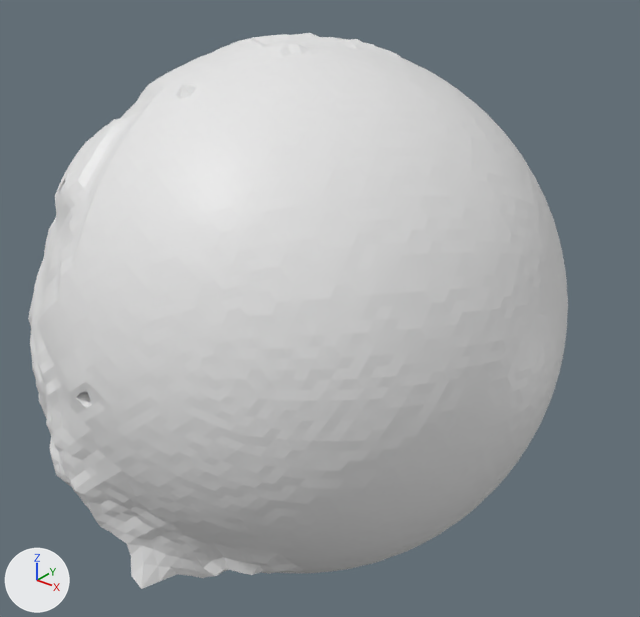
Before and after pictures for a commit that changed the Blender file Assets/Models/Planet.blend.
Before and after are seen from a camera (50 mm lens) standing at (2.0, -2.39, 1.5) and looking at (0.09, 0.0, 0.02). The axes (+X, +Y, +Z) are drawn at lower left. The lights are the same throughout.

Objects in the first picture: 'Planet'.
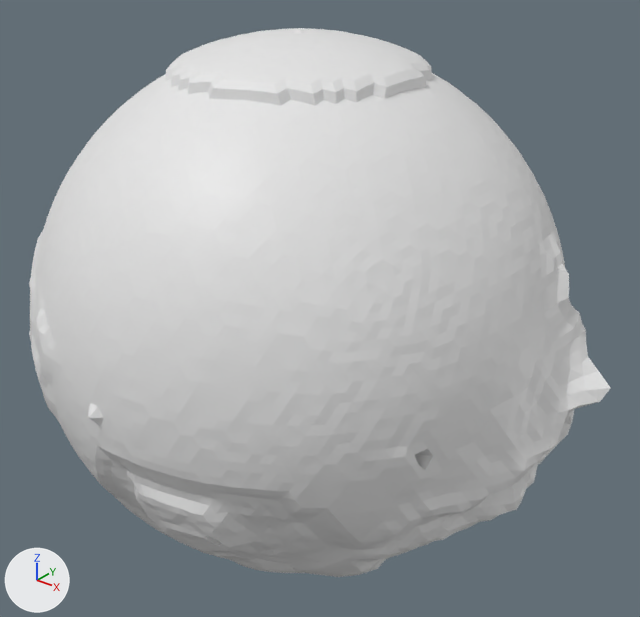
What differs and where, as boxes [x1, y1, x2, y2] in the pictures (640 x 617 px; the box of a moved part takes in the faces that stretch with it):
'Planet', reshaped, turned
    before: [28, 33, 568, 589]
    after: [29, 28, 611, 577]
part 1 of me_planet, moved or reshaped
    before: [437, 209, 568, 484]
    after: [165, 28, 433, 105]

What changed in the scene script:
```text
Change me_planet:
    used by ob_planet; location = (0.0, 0.0, 0.0); rotation_euler = (1.703, 0.456, -1.495), in degrees (98, 26, -86)
    remove me_planet.from_pydata(...)  # 10525 vertices, 20763 faces, 1 loose edge; spans x -1.0..1.17, y -1.0..1.02, z -1.0..1.01
    add me_planet.from_pydata(...)  # 10525 vertices, 20763 faces, 1 loose edge; spans x -1.0..1.17, y -1.0..1.02, z -1.04..1.01
    me_planet part 1: 541 of the vertices in x -0.42..0.42, y -0.42..0.42, z -1.0..-0.9 are scaled about their middle by (1.08, 1.08, 1.14), then moved by (0.0, 0.0, -0.03)
Change ob_planet:
    ob_planet.rotation_euler: (1.703, 0.456, -1.495) -> (3.142, 0.0, 0.0)  # degrees (98, 26, -86) -> degrees (180, 0, 0)
```
